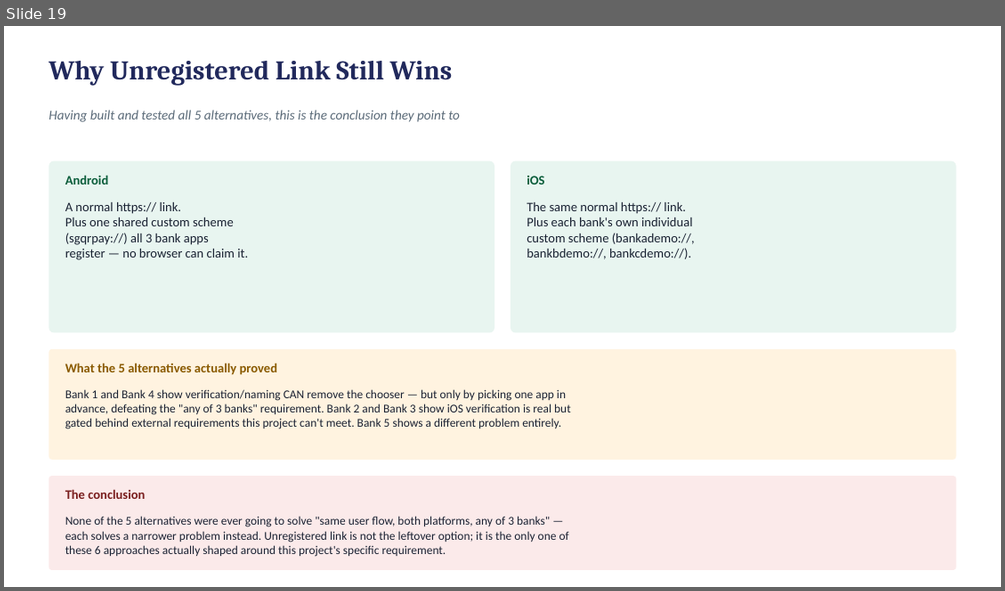
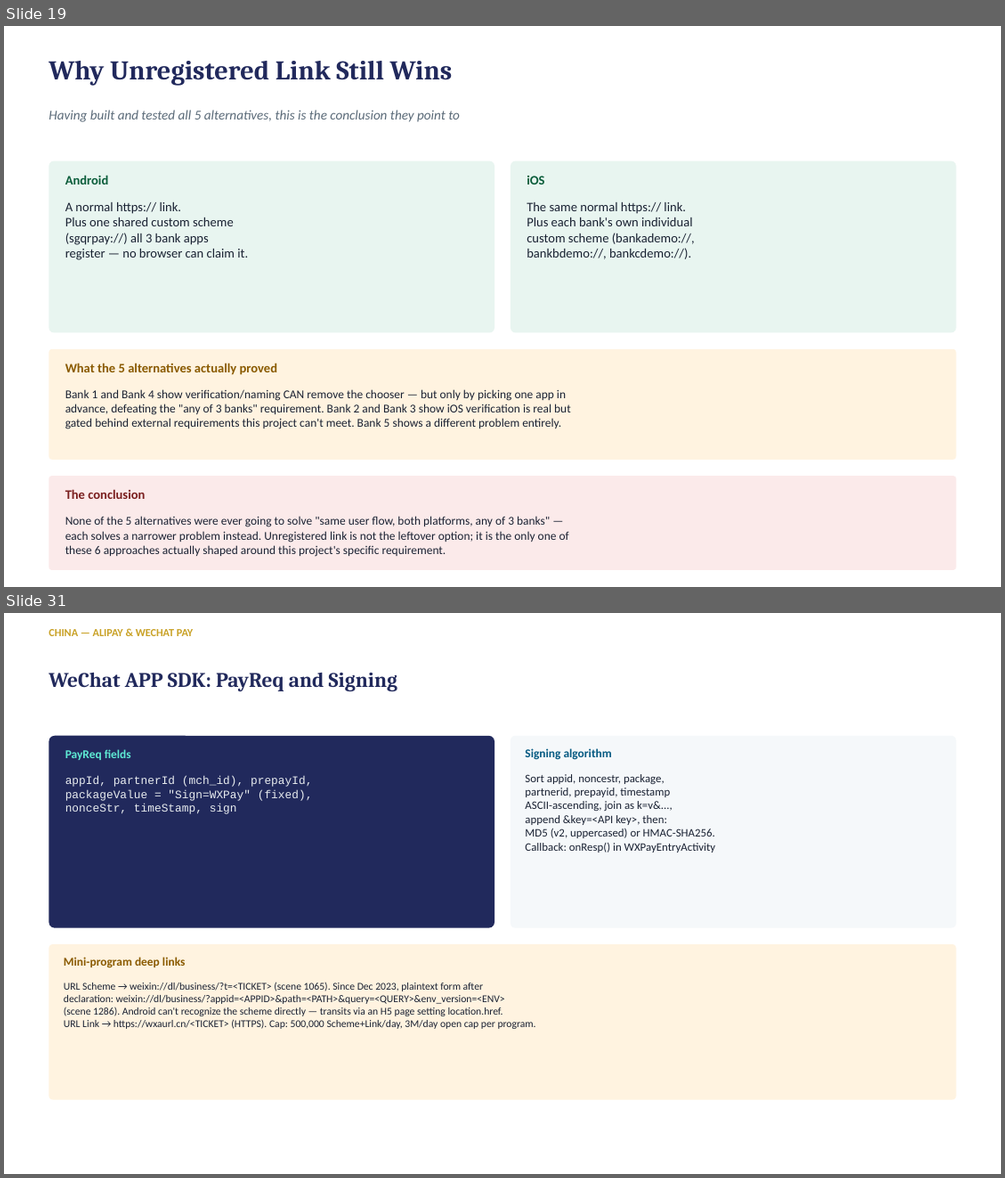
Before and after one commit to deandrehaijielim-commits/sgqr-deep-link-demo, a slide deck: SGQR_Deep_Linking_Simulation.pptx. Shown one above the other, each under a label of ours: slide 19 before the commit, slides 19 and 31 after it; the slides between them are not shown. The pictures are 1005x591 and 1005x1178 pixels, drawn with LibreOffice and Linux fonts; fonts in the diff are those of the drawing. Boxes give left, top, right and bottom in pixels: in the first picture for what was removed or moved away, otherwise in the second. Text is boxed around its words. In the diff, an @@ line names an element or a change of style, - is before the commit and + after.

Commit message:
Add 33-slide technical reference section on real-world national payment systems
Sourced from the uploaded report: DuitNow (Malaysia), Alipay+WeChat (China), UPI
(India, incl. UPI Meta policy watch), Pix (Brazil), and Tazapay, plus a
cross-system comparison, security considerations, recommendations, and caveats.
Highlights direct parallels to this project's own methods (UPI's Intent.createChooser
= Bank chooser flow, setPackage() = Bank 4, Pix's rejected pix:// scheme = the
unregistered-link conclusion).

```diff
--- a/SGQR_Deep_Linking_Simulation.pptx
+++ b/SGQR_Deep_Linking_Simulation.pptx
@@ slide 31 added at bbox=[4, 613, 1001, 1174], background #FFFFFF @@
@@ text added at bbox=[48, 629, 193, 636], 10.5 pt, text #C9A227, bold @@
+CHINA — ALIPAY & WECHAT PAY
@@ text added at bbox=[48, 672, 397, 691], 20 pt, text #21295C, bold @@
+WeChat APP SDK: PayReq and Signing
@@ rounded rectangle added at bbox=[48, 736, 494, 928], fill #21295C @@
@@ rounded rectangle added at bbox=[510, 736, 956, 928], fill #F5F8FA @@
@@ text added at bbox=[65, 749, 131, 760], 11.5 pt, text #5EEAD4, bold @@
+PayReq fields
@@ text added at bbox=[525, 748, 612, 760], 11.5 pt, text #065A82, bold @@
+Signing algorithm
@@ text added at bbox=[65, 776, 313, 814], 11 pt, text #E8ECEF @@
+appId, partnerId (mch_id), prepayId,
+packageValue = "Sign=WXPay" (fixed),
+nonceStr, timeStamp, sign
@@ text added at bbox=[525, 774, 716, 852], 11 pt, text #1A2233 @@
+Sort appid, noncestr, package,
+partnerid, prepayid, timestamp
+ASCII-ascending, join as k=v&...,
+append &key=<API key>, then:
+MD5 (v2, uppercased) or HMAC-SHA256.
+Callback: onResp() in WXPayEntryActivity
@@ rounded rectangle added at bbox=[48, 944, 956, 1100], fill #FFF3E0 @@
@@ text added at bbox=[64, 957, 185, 968], 11.5 pt, text #8A5A00, bold @@
+Mini-program deep links
@@ text added at bbox=[64, 981, 536, 1029], 10 pt, text #1A2233 @@
+URL Scheme → weixin://dl/business/?t=<TICKET> (scene 1065). Since Dec 2023, plaintext form after
+declaration: weixin://dl/business/?appid=<APPID>&path=<PATH>&query=<QUERY>&env_version=<ENV>
+(scene 1286). Android can't recognize the scheme directly — transits via an H5 page setting location.href.
+URL Link → https://wxaurl.cn/<TICKET> (HTTPS). Cap: 500,000 Scheme+Link/day, 3M/day open cap per program.
```
Also in this commit, not shown: 32 other slides added.
